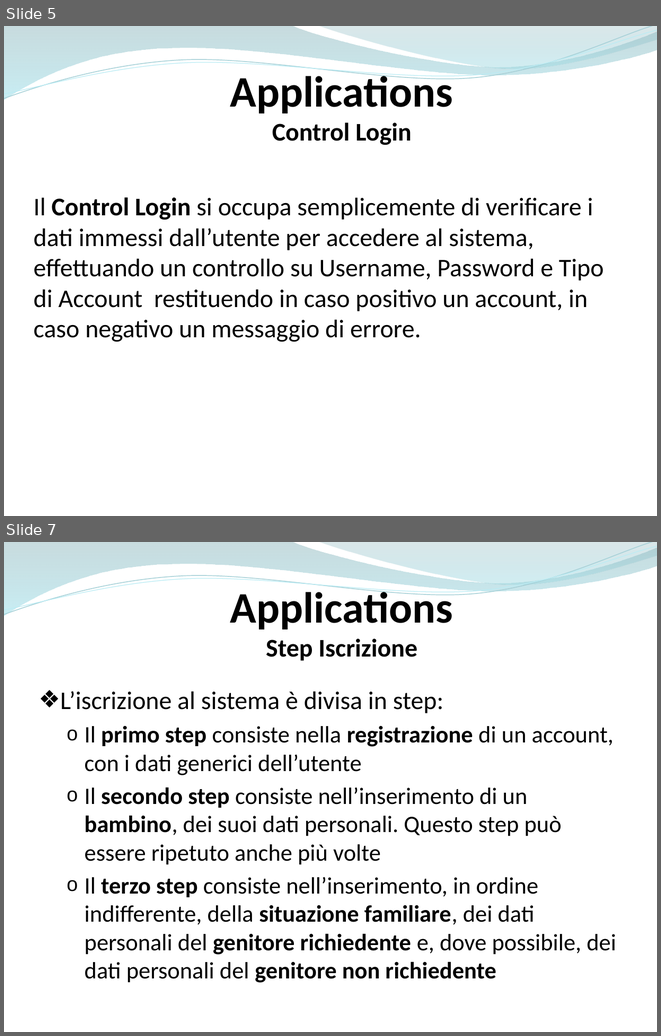
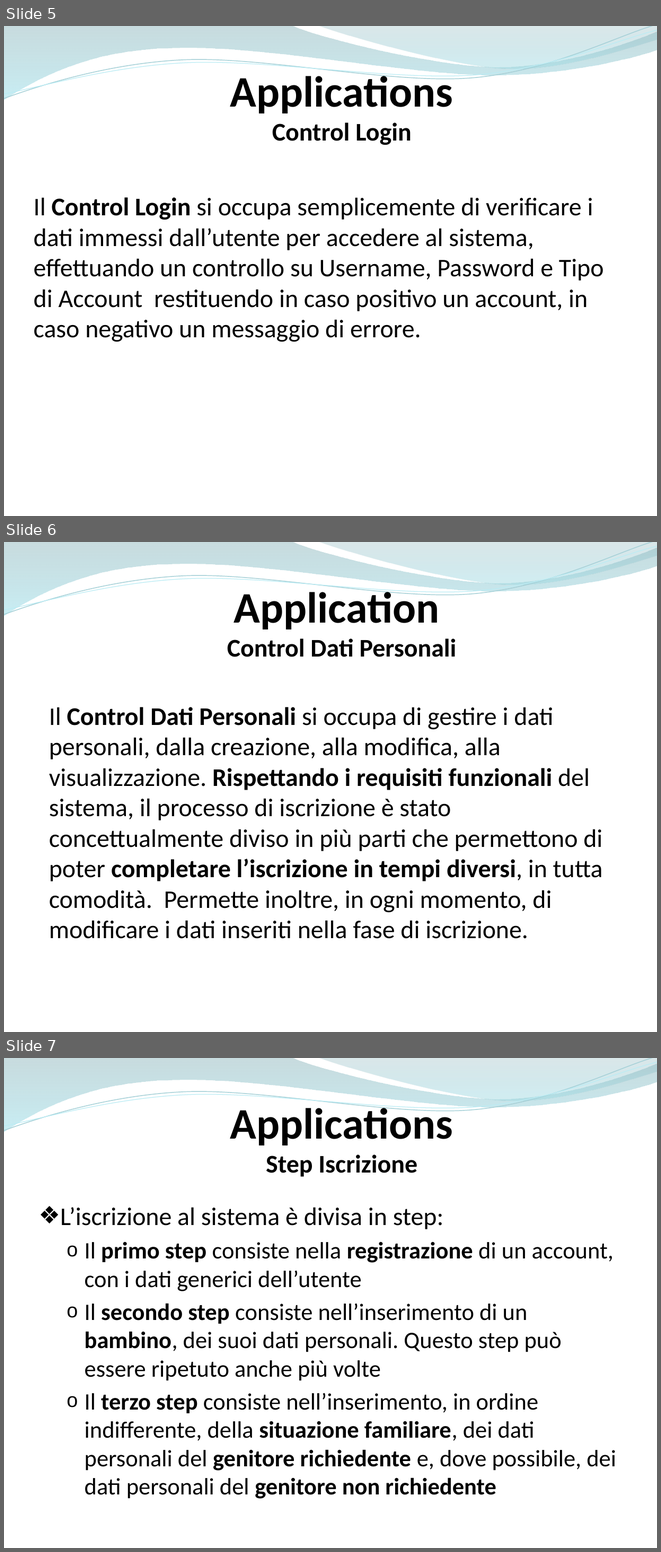
Before and after one commit to ammirate/at-silo, a slide deck: Presentazione/Atsilo1/D'Eugenio/Atsilo_A_DEugenioElisa.pptx. Shown one above the other, each under a label of ours: slides 5 and 7 before the commit, slides 5, 6 and 7 after it; the slides between them are not shown. The pictures are 661x1036 and 661x1552 pixels, drawn with LibreOffice and Linux fonts; fonts in the diff are those of the drawing. Boxes give left, top, right and bottom in pixels: in the first picture for what was removed or moved away, otherwise in the second. Text is boxed around its words. In the diff, an @@ line names an element or a change of style, - is before the commit and + after.

Commit message:
[WR A] presentazione application

```diff
--- a/Presentazione/Atsilo1/D'Eugenio/Atsilo_A_DEugenioElisa.pptx
+++ b/Presentazione/Atsilo1/D'Eugenio/Atsilo_A_DEugenioElisa.pptx
@@ slide 6 added at [4, 542, 657, 1032], background #FFFFFF; not listed: 4 template elements that a slide beside it also shows @@
@@ text added at [227, 587, 457, 657], 28 pt, text #000000, bold @@
+Application
+Control Dati Personali
@@ text added at [49, 707, 603, 938], 28 pt, text #000000 @@
+Il Control Dati Personali si occupa di gestire i dati personali, dalla creazione, alla modifica, alla visualizzazione. Rispettando i requisiti funzionali del sistema, il processo di iscrizione è stato concettualmente diviso in più parti che permettono di poter completare l’iscrizione in tempi diversi, in tutta comodità. Permette inoltre, in ogni momento, di modificare i dati inseriti nella fase di iscrizione.
```
Also in this commit, not shown: 4 slides changed, 10 other slides added, 2 slides removed.
